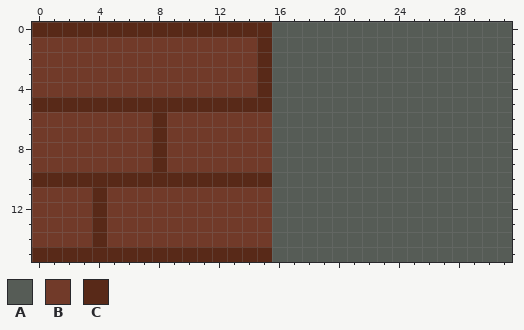
Two versions of one pixel-art sprite, assets/tileset.png. That is the earlier state.
The file is 32x16 pixels. Colours within 5 levels of each other are drawn and written as one.
Palette (. is transparent): A #565c56  B #713a29  C #582918
Pixels before, first column x 0:
 0 CCCCCCCCCCCCCCCCAAAAAAAAAAAAAAAA
 1 BBBBBBBBBBBBBBBCAAAAAAAAAAAAAAAA
 2 BBBBBBBBBBBBBBBCAAAAAAAAAAAAAAAA
 3 BBBBBBBBBBBBBBBCAAAAAAAAAAAAAAAA
 4 BBBBBBBBBBBBBBBCAAAAAAAAAAAAAAAA
 5 CCCCCCCCCCCCCCCCAAAAAAAAAAAAAAAA
 6 BBBBBBBBCBBBBBBBAAAAAAAAAAAAAAAA
 7 BBBBBBBBCBBBBBBBAAAAAAAAAAAAAAAA
 8 BBBBBBBBCBBBBBBBAAAAAAAAAAAAAAAA
 9 BBBBBBBBCBBBBBBBAAAAAAAAAAAAAAAA
10 CCCCCCCCCCCCCCCCAAAAAAAAAAAAAAAA
11 BBBBCBBBBBBBBBBBAAAAAAAAAAAAAAAA
12 BBBBCBBBBBBBBBBBAAAAAAAAAAAAAAAA
13 BBBBCBBBBBBBBBBBAAAAAAAAAAAAAAAA
14 BBBBCBBBBBBBBBBBAAAAAAAAAAAAAAAA
15 CCCCCCCCCCCCCCCCAAAAAAAAAAAAAAAA
The same view after the edit:
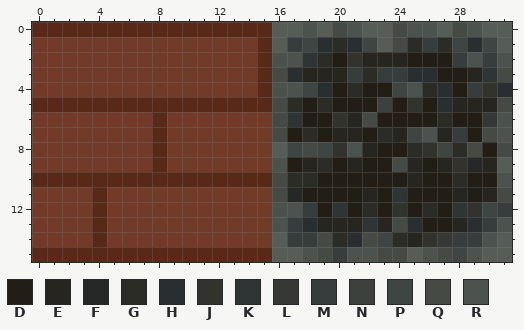
Colours new in this view: D #221e15  E #262520  F #252826  G #2c2c27  H #292f31  J #32332d  K #2f3535  L #353834  M #363d3c  N #3c413d  P #3f4543  Q #464a45  R #4c524d
Change:
Colour D replaces colour A in row 2 at x 20 and 25 to 27; in row 3 at x 27 to 28; in row 4 at x 20, 22 to 23 and 28; in row 5 at x 18, 20 to 22, 24 and 26; in row 6 at x 18 to 19, 23 to 26 and 28 to 29; in row 7 at x 17, 19, 22 and 29.
Colour D replaces colour A in row 8 at x 23 to 24 and 30; in row 9 at x 17, 20, 22 to 23 and 26; in row 10 at x 19 to 24, 26 to 27 and 29 to 30; in row 11 at x 18 to 21, 23, 25 to 27 and 29; in row 12 at x 19, 21, 23, 25 and 27; in row 13 at x 26 to 27.
Colour E replaces colour A in row 2 at x 22 to 24; in row 3 at x 18 to 20 and 29; in row 5 at x 28 to 30; in row 6 at x 21; in row 7 at x 20 to 21, 24 and 27; in row 8 at x 22.
Colour E replaces colour A in row 9 at x 18, 21, 25, 27 and 30; in row 10 at x 25; in row 11 at x 22, 28 and 30; in row 13 at x 19 to 21, 23 and 28; in row 14 at x 25.
Colour F replaces colour A in row 9 at x 29; in row 11 at x 17.
Colour G replaces colour A in row 1 at x 20, 25 and 27; in row 2 at x 19; in row 3 at x 22; in row 4 at x 21 and 26; in row 5 at x 17 and 19; in row 6 at x 27.
Colour G replaces colour A in row 7 at x 18 and 23; in row 8 at x 25 and 28; in row 9 at x 19; in row 10 at x 17 to 18 and 28; in row 12 at x 22 and 26; in row 14 at x 20 and 24.
Colour H replaces colour A in row 1 at x 19, 21 and 29; in row 3 at x 17 and 25 to 26; in row 4 at x 19, 27 and 31; in row 5 at x 27; in row 13 at x 18, 25 and 29; in row 14 at x 21.
Colour J replaces colour A in row 2 at x 21; in row 4 at x 30; in row 5 at x 25; in row 6 at x 20; in row 8 at x 20 and 26; in row 9 at x 28.
Colour J replaces colour A in row 12 at x 24 and 29; in row 14 at x 26.
Colour K replaces colour A in row 2 at x 18; in row 3 at x 30; in row 6 at x 17; in row 11 at x 24; in row 12 at x 20 and 28; in row 13 at x 22.
Colour L replaces colour A in row 6 at x 30; in row 14 at x 27.
Colour M replaces colour A in row 1 at x 17 and 26; in row 2 at x 28 and 30; in row 3 at x 21 and 23 to 24; in row 4 at x 29; in row 7 at x 28; in row 12 at x 18 and 31.
Colour M replaces colour A in row 13 at x 17 and 30; in row 14 at x 17 to 18 and 28 to 29; in row 15 at x 20.
Colour N replaces colour A in row 5 at x 23.
Colour P replaces colour A in row 1 at x 18, 22, 28 and 30; in row 4 at x 18 and 24; in row 7 at x 25; in row 8 at x 17, 19 and 27; in row 12 at x 30; in row 14 at x 23.
Colour P replaces colour A in row 15 at x 28.
Colour Q replaces colour A in row 0 at x 20, 24 and 28; in row 1 at x 24; in row 3 at x 16 and 31; in row 5 at x 16 and 31; in row 6 at x 16 and 22; in row 7 at x 16 and 30.
Colour Q replaces colour A in row 8 at x 18, 29 and 31; in row 9 at x 24; in row 10 at x 16; in row 11 at x 16 and 31; in row 13 at x 24; in row 14 at x 19 and 22.
Colour Q replaces colour A in row 15 at x 19, 23 to 24 and 27.
Colour R replaces colour A in row 0 at x 18, 21, 25 to 26 and 29; in row 2 at x 16 to 17, 29 and 31; in row 4 at x 16 to 17 and 25; in row 6 at x 31; in row 7 at x 26 and 31; in row 8 at x 21.
Colour R replaces colour A in row 9 at x 16; in row 10 at x 31; in row 12 at x 16 to 17; in row 13 at x 16 and 31; in row 14 at x 30; in row 15 at x 18, 21 to 22, 26 and 29.
Where, in picture pixels (left, top, right, bottom), the same in both pictures:
changed: (272, 22, 512, 262)
